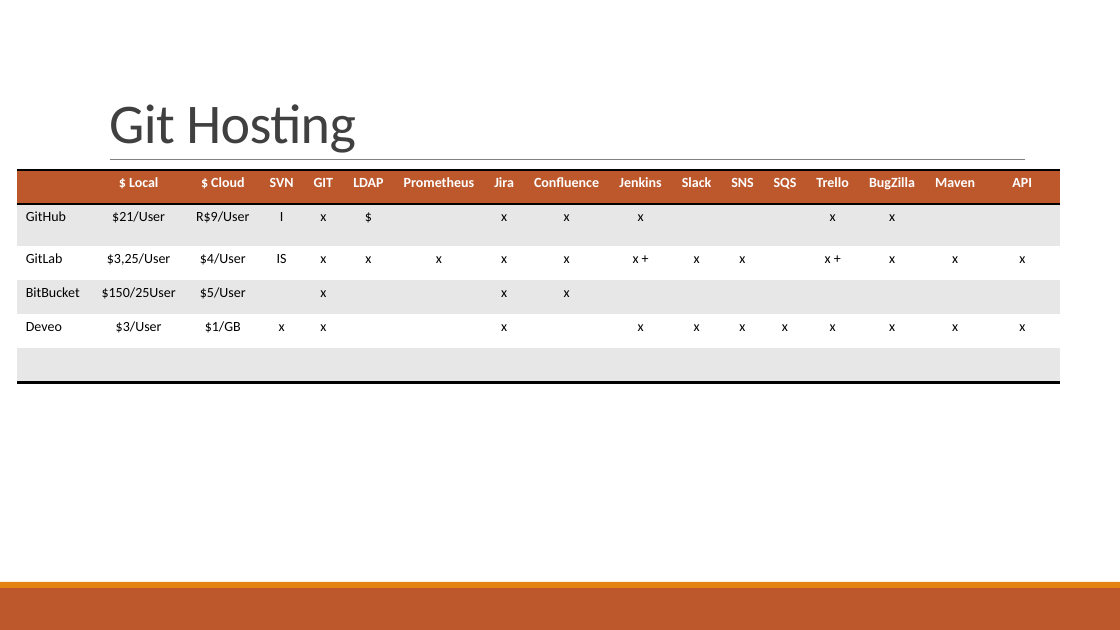
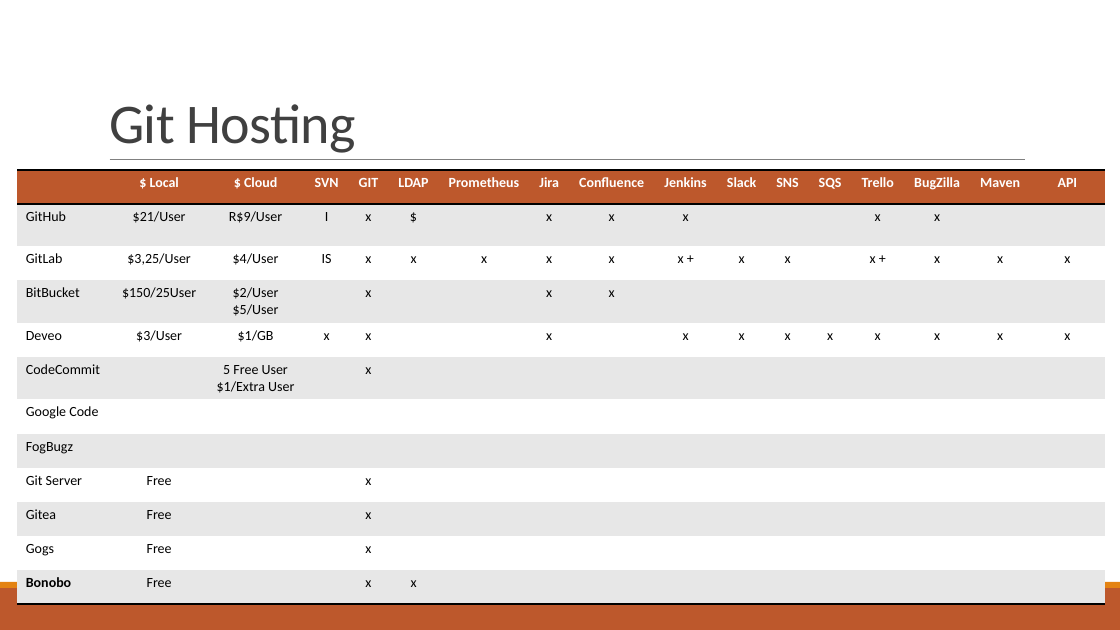
Before and after one commit to ekson73/Docs, a slide deck: slide 44 of Projeto VEK - GIT 4 VEK.pptx. Drawn at 1120x630 pixels with LibreOffice and Linux fonts; fonts in the diff are those of the drawing. Boxes give left, top, right and bottom in pixels: in the first picture for what was removed or moved away, otherwise in the second. Text is boxed around its words. In the diff, an @@ line names an element or a change of style, - is before the commit and + after.

```diff
--- a/Projeto VEK - GIT 4 VEK.pptx
+++ b/Projeto VEK - GIT 4 VEK.pptx
@@ table at (18, 170, 1106, 602) @@
-row 4, column 3: $5/User
+row 4, column 3: $2/User / $5/User
-row 6:  |  |  |  |  |  |  |  |  |  |  |  |  |  |  |  | 
+row 6: CodeCommit |  | 5 Free User / $1/Extra User |  | x |  |  |  |  |  |  |  |  |  |  |  | 
+row 7: Google Code |  |  |  |  |  |  |  |  |  |  |  |  |  |  |  | 
+row 8: FogBugz |  |  |  |  |  |  |  |  |  |  |  |  |  |  |  | 
+row 9: Git Server | Free |  |  | x |  |  |  |  |  |  |  |  |  |  |  | 
+row 10: Gitea | Free |  |  | x |  |  |  |  |  |  |  |  |  |  |  | 
+row 11: Gogs | Free |  |  | x |  |  |  |  |  |  |  |  |  |  |  | 
+row 12: Bonobo | Free |  |  | x | x |  |  |  |  |  |  |  |  |  |  | 
@@ table: place and size @@
-table at (18, 170, 1061, 382)
+table at (18, 170, 1106, 602)
```
Also in this commit, not shown: 1 slide added, 1 other file.
